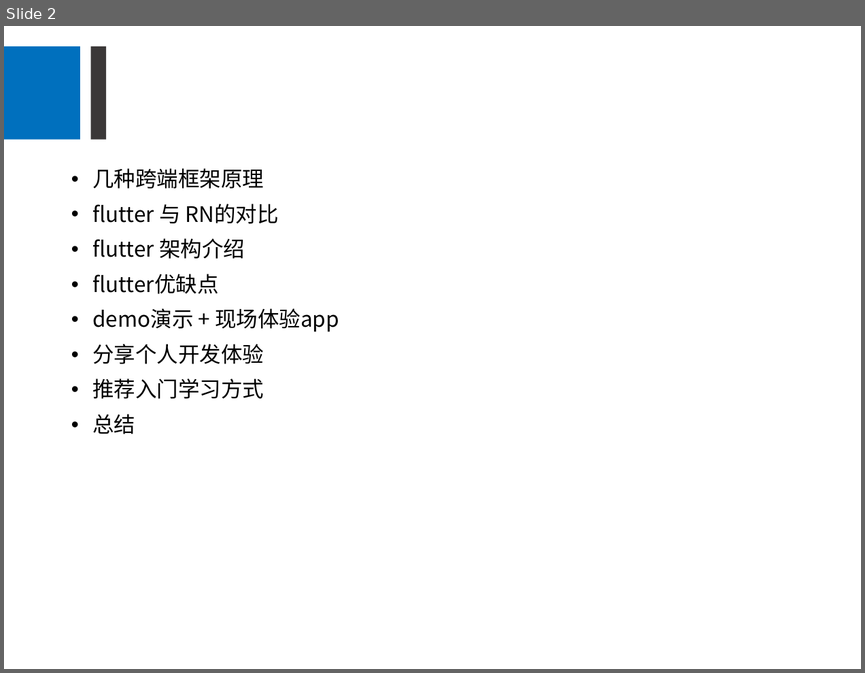
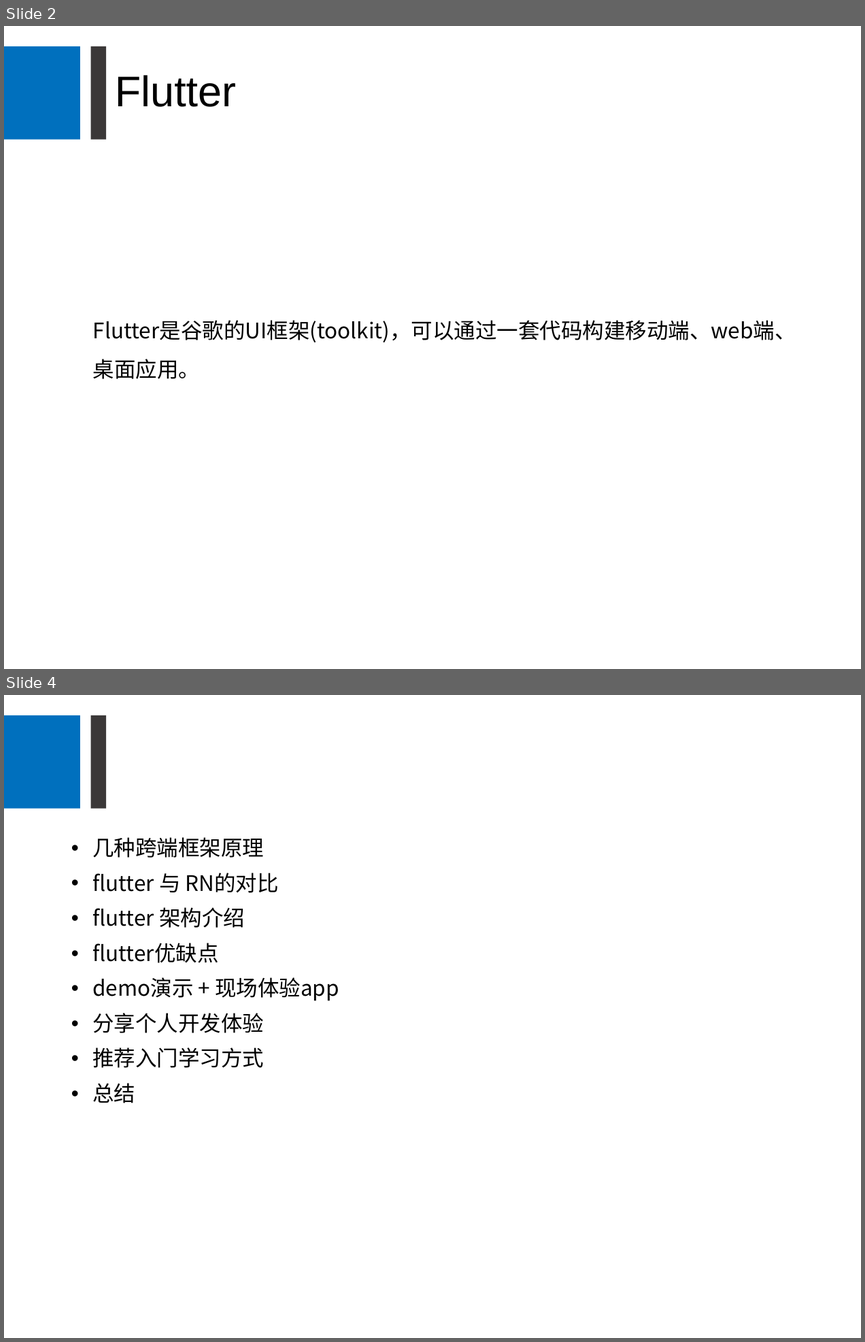
Before and after one commit to Newbit13/demo, a slide deck: flutter_demo/分享/跨端技术flutter分享.ppt. Shown one above the other, each under a label of ours: slide 2 before the commit, slides 2 and 4 after it; the slides between them are not shown. The pictures are 865x673 and 865x1342 pixels, drawn with LibreOffice and Linux fonts; fonts in the diff are those of the drawing. Boxes give left, top, right and bottom in pixels: in the first picture for what was removed or moved away, otherwise in the second. Text is boxed around its words. In the diff, an @@ line names an element or a change of style, - is before the commit and + after.

```diff
--- a/flutter_demo/分享/跨端技术flutter分享.ppt
+++ b/flutter_demo/分享/跨端技术flutter分享.ppt
@@ slide 2 added at box(4, 26, 861, 669), background #FFFFFF; not listed: 2 template elements that a slide beside it also shows @@
@@ title added at box(115, 75, 236, 107), 36 pt, text #000000 @@
+Flutter
@@ text added at box(93, 320, 796, 379), 18 pt, text #000000 @@
+Flutter是谷歌的UI框架(toolkit)，可以通过一套代码构建移动端、web端、桌面应用。
@@ what was slide 2 is now slide 4 @@
```
Also in this commit, not shown: 1 slide changed, 1 other slide added, 2 other files.
